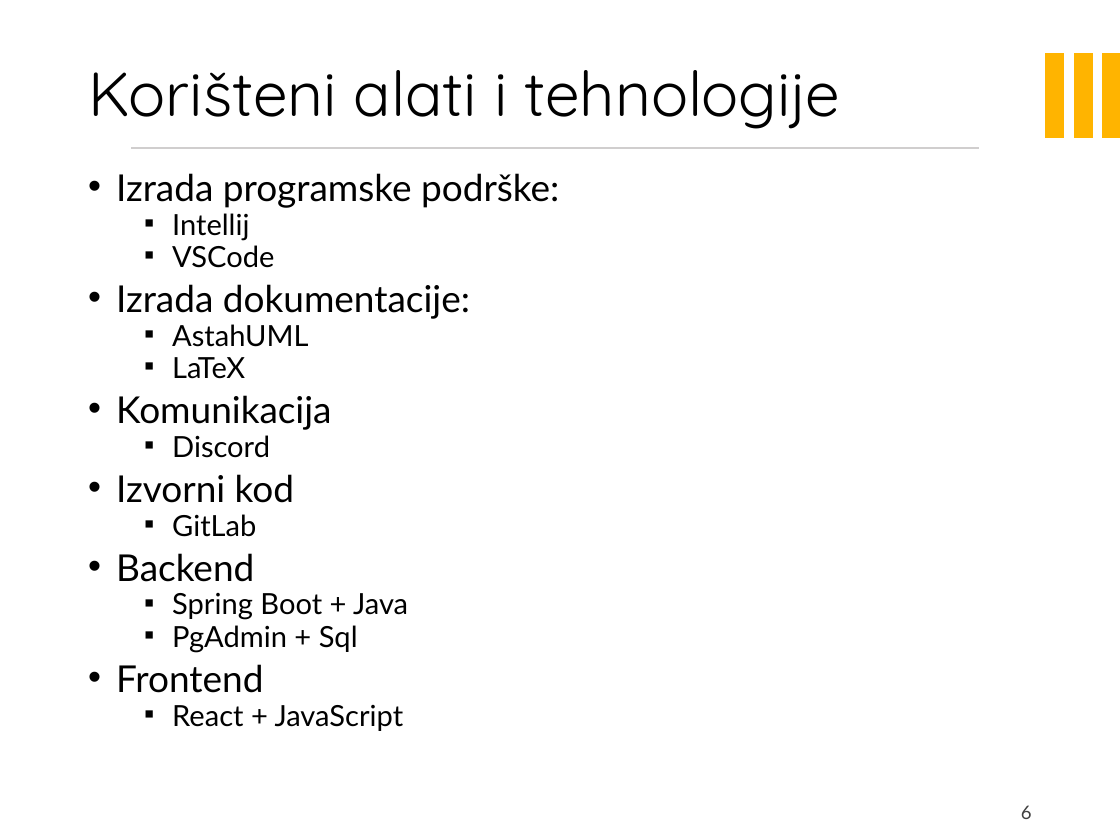
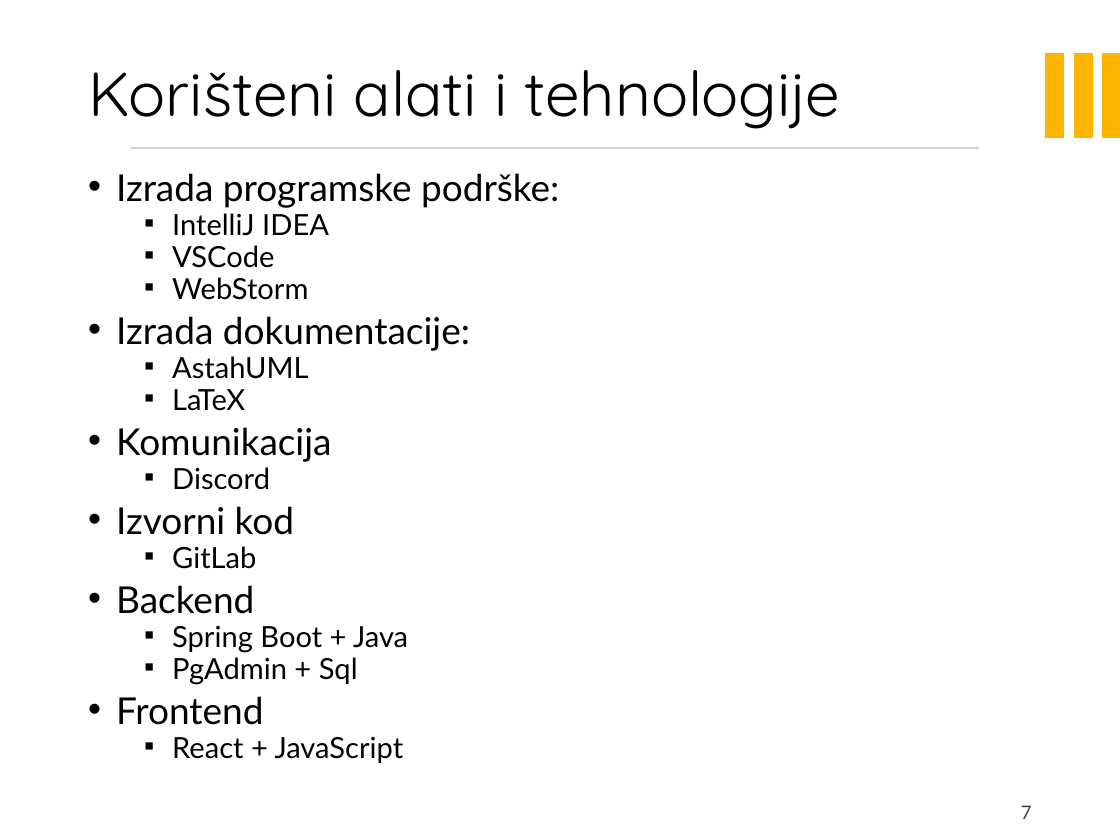
Before and after one commit to sleko01/cuvari-pasa, a slide deck: slide 7 of PrezentacijaProjekata.pptx (slide 6 before the commit). Drawn at 1120x840 pixels with LibreOffice and Linux fonts; fonts in the diff are those of the drawing; background and template pictures are left out. Boxes give left, top, right and bottom in pixels: in the first picture for what was removed or moved away, otherwise in the second. Text is boxed around its words. In the diff, an @@ line names an element or a change of style, - is before the commit and + after.

```diff
--- a/PrezentacijaProjekata.pptx
+++ b/PrezentacijaProjekata.pptx
@@ text at [172, 213, 329, 236]: text changed @@
-  ▪ Intellij
+  ▪ IntelliJ IDEA
@@ text at [172, 277, 308, 300]: paragraph added @@
+  ▪ WebStorm
@@ page number at [1021, 805, 1032, 819]: text changed @@
-6
+7
```
Also in this commit, not shown: 2 other slides changed, 1 slide added.
